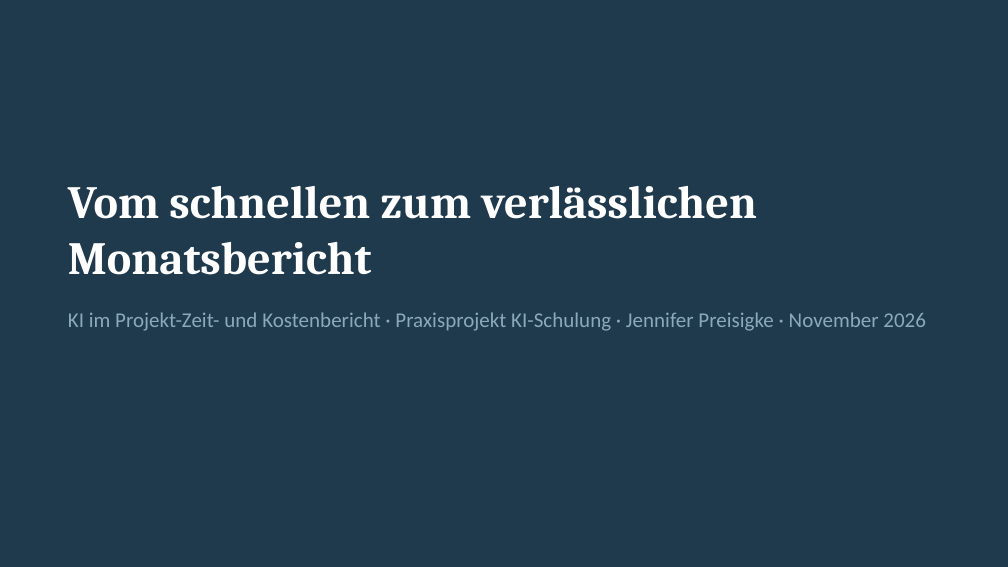
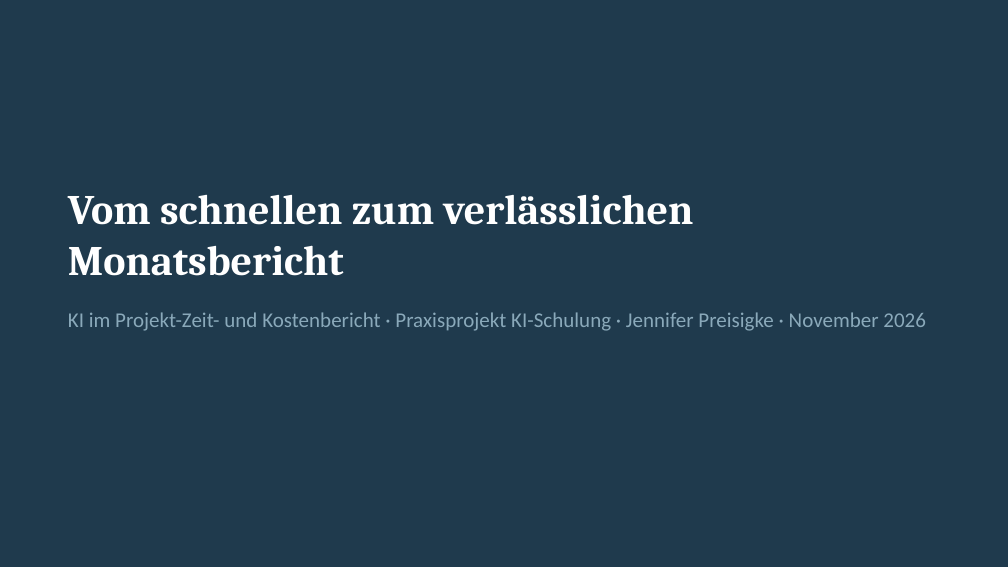
Before and after one commit to jenny9876781/Ablage-, a slide deck: slide 1 of ki-wiki/abgabe/Praxisprojekt_Kurzpraesentation.pptx. Drawn at 1008x567 pixels with LibreOffice and Linux fonts; fonts in the diff are those of the drawing. Boxes give left, top, right and bottom in pixels: in the first picture for what was removed or moved away, otherwise in the second. Text is boxed around its words. In the diff, an @@ line names an element or a change of style, - is before the commit and + after.

```diff
--- a/ki-wiki/abgabe/Praxisprojekt_Kurzpraesentation.pptx
+++ b/ki-wiki/abgabe/Praxisprojekt_Kurzpraesentation.pptx
@@ title "Vom schnellen zum verlässlichen Monatsbericht": place and size @@
-title "Vom schnellen zum verlässlichen Monatsbericht" at bbox=[68, 186, 757, 275]
+title "Vom schnellen zum verlässlichen Monatsbericht" at bbox=[68, 195, 693, 276]
@@ title "Vom schnellen zum verlässlichen Monatsbericht" at bbox=[68, 195, 693, 276]: size 44 to 40 pt @@
```
Also in this commit, not shown: 2 other slides changed, 1 slide added, 1 slide removed, 9 other files.
